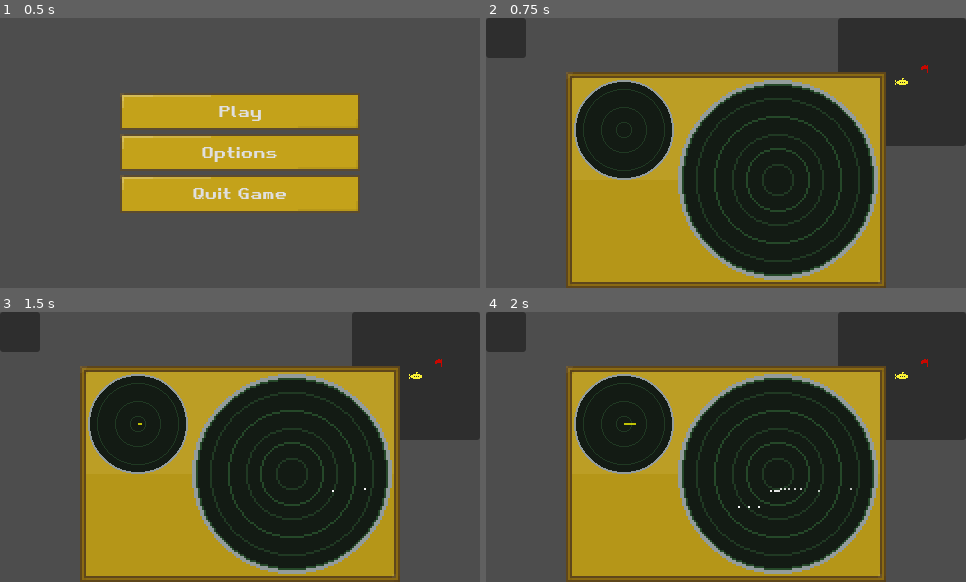
Above: before the commit, frames 1-4 (two rows, left to right).
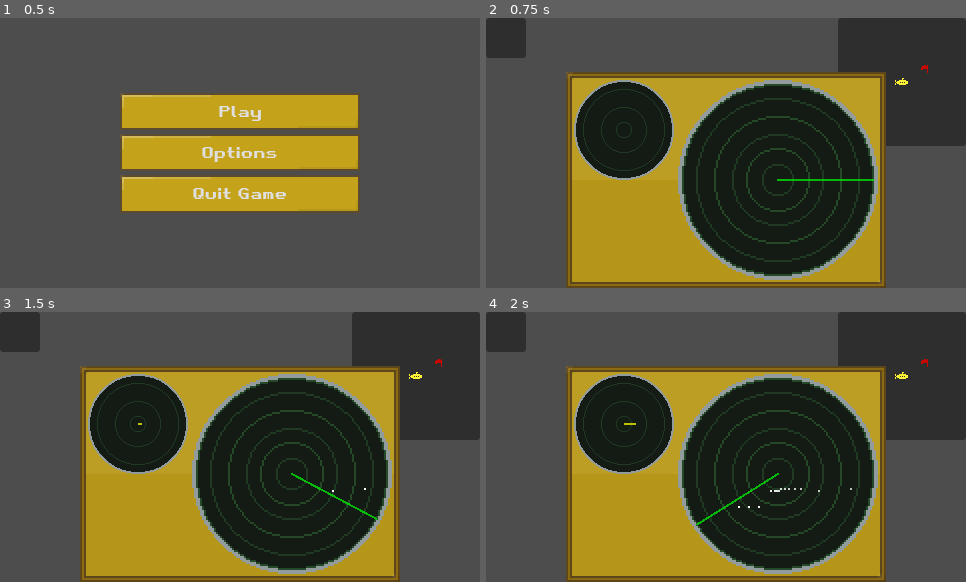
Above: after the commit, the same moments.

Repository: sparkworm/SonarScramble
Game: Godot game, scene res://scenes/main.tscn
Two runs of this game, one before a commit and one after it. Both use one fixed random seed, a clock stepped at 60 frames per second and the inputs below. The engine's default icon, where the game draws it, is replaced by a stand-in: a white triangle on a blue panel in a dark square.
Inputs:
- Up to frame 1 (0.5 s): no input
- Up to frame 2 (0.75 s): click "Play" at 0.5 s
- Up to frame 3 (1.5 s): tap Enter at 1.25 s; hold D (move_right) from 1.28 s (still down); tap Space (scan) at 1.35 s
- Up to frame 4 (2 s): keep holding D (move_right)

Frame 1 is identical in both runs. In frame 2, 0.1% of the frame differs, in the area x 60-81%, y 59-61%; in frame 3, 0.1%; in frame 4, 0.1%.

Commit message:
Added scan line to sonar.

Diff:
--- a/scenes/sonar/sonar_display.gd
+++ b/scenes/sonar/sonar_display.gd
@@ -7,16 +7,23 @@
 @export var scale_factor: float = 3.0
 @export var blip_lifetime: float = 2.0
 
-@onready var display = %Display
+#@onready var display: Node2D = %Display
+@onready var blips = %Blips
+@onready var scan_line: Line2D = %ScanLine
 
 func _ready():
 	sonar.blip_detected.connect(Callable(self, "draw_blip"))
+	scan_line.points[1].x = min(sonar.ray_length / scale_factor, display_radius)
+
+func _process(delta) -> void:
+	if sonar.is_scanning:
+		scan_line.rotation = sonar.ray.rotation
 
 func draw_blip(pos: Vector2) -> void:
 	if (pos / scale_factor).length() <= display_radius:
 		var new_blip: Blip = blip_scene.instantiate()
 		new_blip.life_time = blip_lifetime
 		new_blip.position = Vector2i(pos / scale_factor)
-		display.add_child(new_blip)
+		blips.add_child(new_blip)
 	else:
 		print("blip outside of screen")
--- a/scenes/sonar/sonar_display.tscn
+++ b/scenes/sonar/sonar_display.tscn
@@ -19,3 +19,13 @@
 
 [node name="Sprite2D" type="Sprite2D" parent="Display"]
 texture = ExtResource("2_68j8x")
+
+[node name="ScanLine" type="Line2D" parent="Display"]
+unique_name_in_owner = true
+points = PackedVector2Array(0, 0, 20.47, 0)
+width = 1.0
+default_color = Color(0, 1, 0, 0.694118)
+begin_cap_mode = 1
+
+[node name="Blips" type="Node2D" parent="Display"]
+unique_name_in_owner = true
